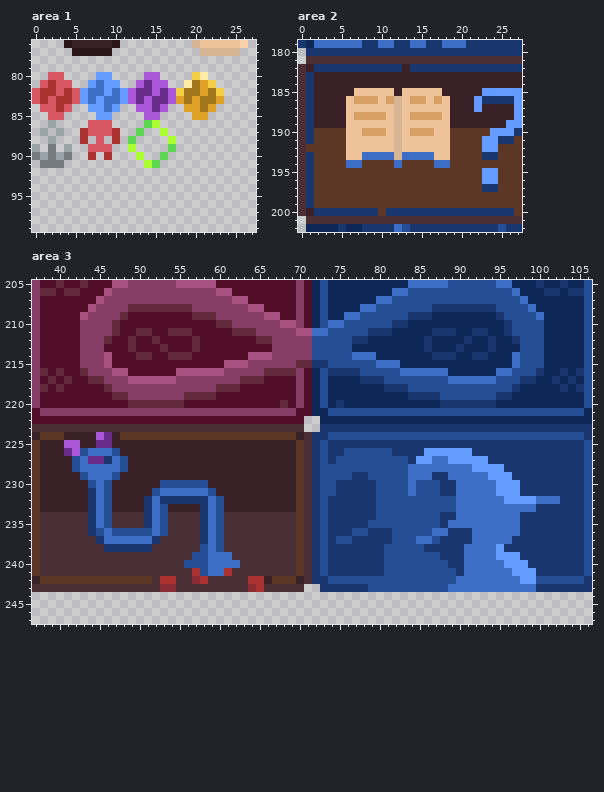
Pixel-art file: src/assets/sprites.aseprite. Above is the file before it was changed.
600x600 pixels, 1 frame. Shown: area 1: x 0..27, y 76..99; area 2: x 0..27, y 179..202; area 3: x 37..106, y 205..247.
Now the later version:
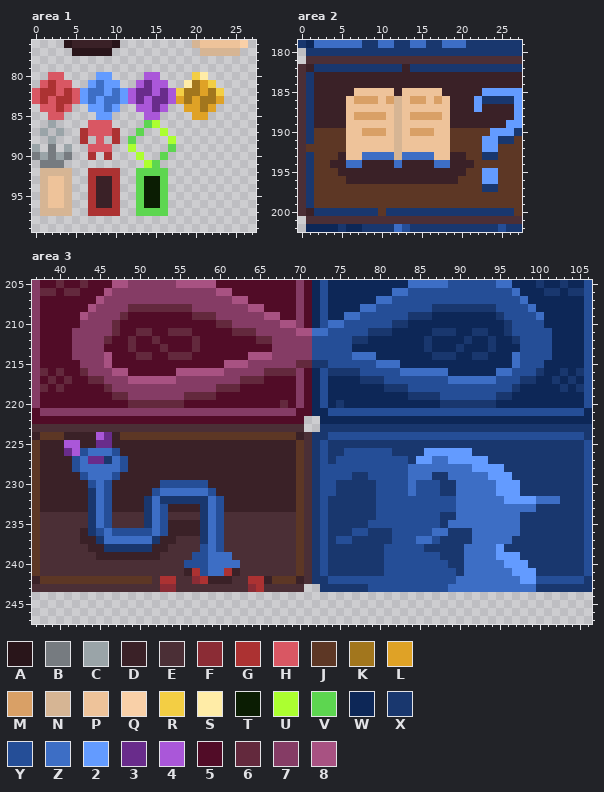
Palette (. is transparent): A #29151a  B #767b80  C #9aa4a8  D #3a2127  E #4b2f36  F #8b2c35  G #ac3232  H #d95763  J #5d3725  K #a2761d  L #dfa226  M #d9a066  N #d6b594  P #eec39a  Q #f9d0a8  R #f3ce44  S #ffeca7  T #0b1d03  U #acff30  V #5dd650  W #0d2757  X #19376e  Y #254e97  Z #3d6ec5  2 #639bff  3 #692c8b  4 #aa57d9  5 #510c27  6 #63293d  7 #853c65  8 #a85282
The author wrote: adds card icons
Edits made:
--- area 1, layer "Layer 1"
@@ x 0..18 @@
  91 .BBB..........UV...
- 92 ...................
- 93 ...................
- 94 ...................
- 95 ...................
- 96 ...................
- 97 ...................
+ 92 .NNNN..GGGG..VVVV..
+ 93 .NPPN..GDDG..VTTV..
+ 94 .NPPN..GDDG..VTTV..
+ 95 .NPPN..GDDG..VTTV..
+ 96 .NPPN..GDDG..VTTV..
+ 97 .NNNN..GGGG..VVVV..
  98 ...................
--- area 2, layer "Layer 1"
@@ x 0..27 @@
 192 EJJJJJPPPPPPNPPPPPPJJJJ22JJJ
-193 EXJJJJPPZZZZNZZZZPPJJJJXXJJJ
-194 EXJJJJZZJJJJZJJJJZZJJJJJJJJJ
-195 EXJJJJJJJJJJJJJJJJJJJJJ22JJJ
-196 EXJJJJJJJJJJJJJJJJJJJJJ22JJJ
+193 EXJJJDPPZZZZNZZZZPPDDJJXXJJJ
+194 EXJJDDZZDDDDZDDDDZZDDDJJJJJJ
+195 EXJJJDDDDDDDDDDDDDDDDJJ22JJJ
+196 EXJJJJDDDDDDDDDDDDDDJJJ22JJJ
 197 EXJJJJJJJJJJJJJJJJJJJJJXXJJJ
--- area 3, layer "Layer 1"
@@ x 37..106 @@
 210 75555577776555555555555667777778875WYZZYYYYYYXXWWWWWWWWWWWWXYYYYWWWWWY
-211 75555577776556655666555556667777788ZZYYYYYXXXWWWWWXXXWWXXWWXYYYYWWWWWY
-212 75555577765565565555655555556677777YYYYYXXWWWWWWWXWWWWXWWXWWXYYYWWWWWY
-213 75555577755565556555655555555577777YYYYYWWWWWWWWWXWWWXWWWXWWWYYYWWWWWY
-214 75555577785556655666555555588877777YYYYYZZZWWWWWWWXXXWWXXWWWZYYYWWWWWY
+211 75555777776556655666555556667777788ZZYYYYYXXXWWWWWXXXWWXXWWXYYYYYWWWWY
+212 75555777765565565555655555556677777YYYYYXXWWWWWWWXWWWWXWWXWWXYYYYWWWWY
+213 75555777755565556555655555555577777YYYYYWWWWWWWWWXWWWXWWWXWWWYYYYWWWWY
+214 75555777785556655666555555588877777YYYYYZZZWWWWWWWXXXWWXXWWWZYYYYWWWWY
 215 75555577785555555555555588877777766XXYYYYYYZZZWWWWWWWWWWWWWWZYYYWWWWWY
@@ x 41..64 @@
 234 EEEXZYEEEEXZYEEEEXZYEEEE
-235 EEEXZYEEEEXZYEEEEXZYEEEE
-236 EEEXYZYYYYYZYEEEEXZYEEEE
-237 EEEEXZZZZZZXEEEEEXZYEEEE
-238 EEEEEXXXXXXEEEEEEYZYEEEE
-239 EEEEEEEEEEEEEEEEYYZZZEEE
+235 EEEXZYEEEEXZYDDDDXZYEEEE
+236 EEDXYZYYYYYZYDDDDXZYEEEE
+237 EEDDXZZZZZZXDDEEEXZYEEEE
+238 EEEDDXXXXXXDDEEEEYZYEEEE
+239 EEEEDDDDDDDDEEEEYYZZZEEE
 240 EEEEEEEEEEEEEEEYYYZZZZEE
-241 EEEEEEEEEEEEEEEEGYZZGEEE
-242 JJJJJJJJJJJEGGEEFGEEEEEG
+241 EEEEEEEEEEEEEEEDGYZZGDEE
+242 JJJJJJJJJJJEGGEEFGDDDEEG
 243 EEEEEEEEEEEEFFEEEEEEEEEF
